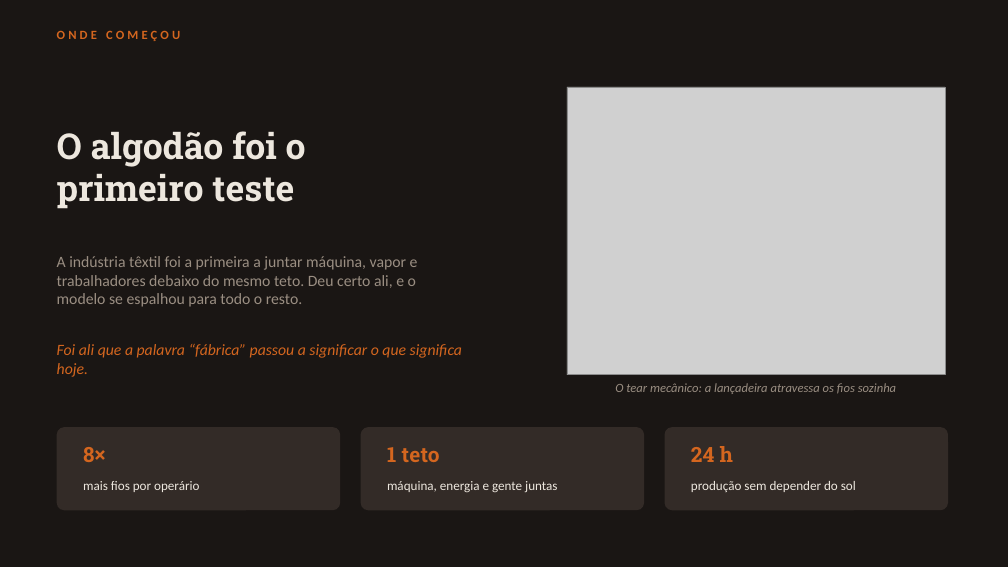
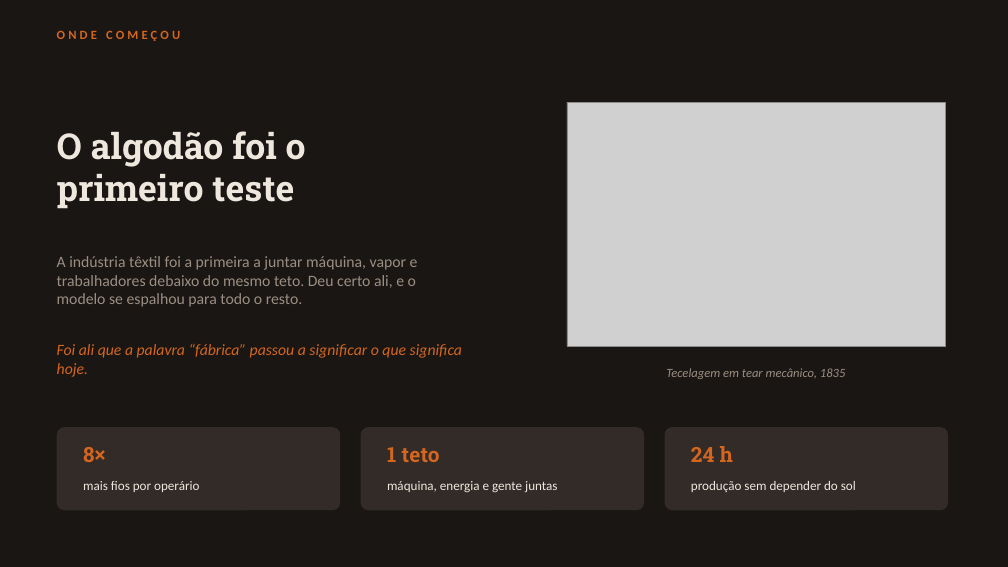
Before and after one commit to guirab734/industry, a slide deck: slide 5 of docs/primeira-revolucao-industrial.pptx. Drawn at 1008x567 pixels with LibreOffice and Linux fonts; fonts in the diff are those of the drawing; grey boxes stand for pictures. Boxes give left, top, right and bottom in pixels: in the first picture for what was removed or moved away, otherwise in the second. Text is boxed around its words. In the diff, an @@ line names an element or a change of style, - is before the commit and + after.

```diff
--- a/docs/primeira-revolucao-industrial.pptx
+++ b/docs/primeira-revolucao-industrial.pptx
@@ picture resized from (x1=567, y1=87, x2=945, y2=375) to (x1=567, y1=102, x2=945, y2=346) @@
@@ text at (x1=666, y1=368, x2=846, y2=379): text changed @@
-O tear mecânico: a lançadeira atravessa os fios sozinha
+Tecelagem em tear mecânico, 1835
```
Also in this commit, not shown: 5 other slides changed, 12 other files.
